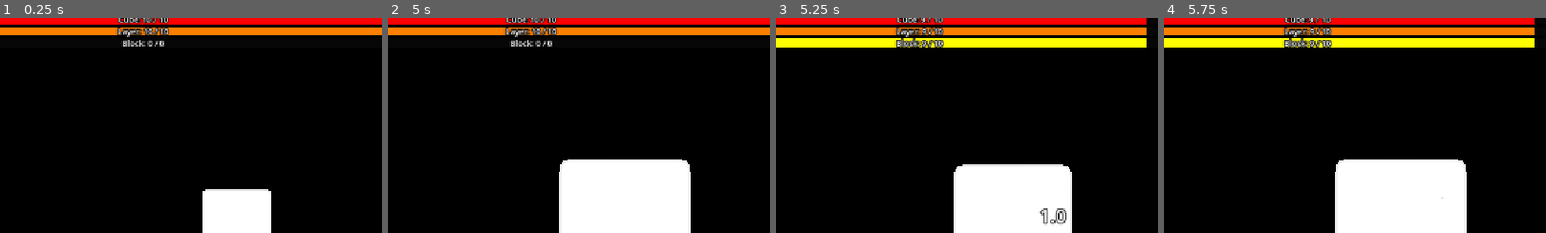
Above: before the commit, frames 1-4 (left to right).
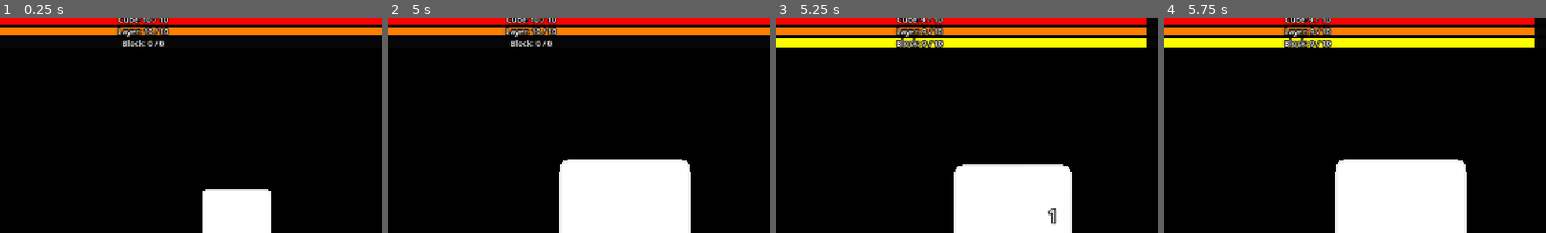
Above: after the commit, the same moments.

Repository: CyberSugarStudios/clickerCube
Game: Godot game, scene res://scenes/main.tscn
Two runs of this game, one before a commit and one after it. Both use one fixed random seed, a clock stepped at 60 frames per second and the inputs below.
Inputs (mouse positions are % of the whole screen's width and height, from its top left):
- Up to frame 1 (0.25 s): no input
- Up to frame 2 (5 s): move the mouse to (72, 45) at 0.52 s; click (72, 45) at 0.67 s; tap Enter at 1.25, 2.75, 4.25 s; drag from (30, 55) to (45, 70) at 1.27 s; tap Space at 2, 3.5 s; move the mouse to (60, 28) at 2.02 s; click (60, 28) at 2.17 s; drag from (45, 70) to (20, 35) at 2.77 s; move the mouse to (80, 65) at 3.52 s; click (80, 65) at 3.67 s; drag from (20, 35) to (35, 25) at 4.27 s
- Up to frame 3 (5.25 s): tap Space at 5 s; move the mouse to (55, 50) at 5.02 s; click (55, 50) at 5.17 s
- Up to frame 4 (5.75 s): no input
The pictures show only the part of the screen within x 19-69%, y 2-52%; the shares and areas given below are measured in that part.

Frames 1-2 are identical in both runs. In frame 3, 0.4% of the frame differs, in the area x 68-76%, y 88-97%; in frame 4, less than 0.1%.

Commit message:
Add short number formatting

Diff:
--- a/clickerCube/resources/upgrades/gold_cube_chance.tres
+++ b/clickerCube/resources/upgrades/gold_cube_chance.tres
@@ -7,9 +7,9 @@
 script = ExtResource("1_teaon")
 id = &"gold_cube_chance"
 display_name = "Golden Cube Chance"
-base_cost = 200.0
-cost_growth = 1.4
-effect_per_level = 0.01
-max_level = 30
+base_cost = 175.0
+cost_growth = 1.35
+effect_per_level = 0.013
+max_level = 18
 required_skill = ExtResource("1_k74el")
 metadata/_custom_type_script = "uid://bq12hl8w5hnj5"
--- a/clickerCube/scripts/autoload/game_state.gd
+++ b/clickerCube/scripts/autoload/game_state.gd
@@ -24,7 +24,7 @@
 const BASE_DRONE_CLICK_INTERVAL: float = 2.0
 const DRONE_SPEED_UPGRADE: UpgradeData = preload("res://resources/upgrades/drone_speed.tres")
 
-const BASE_GOLD_CUBE_CHANCE: float = 0.03
+const BASE_GOLD_CUBE_CHANCE: float = 0.015
 const GOLD_CUBE_SKILL: SkillNodeData = preload("res://resources/skills/gold_cubes.tres")
 const GOLDEN_TYPE: CubeTypeData = preload("res://resources/cube_types/golden.tres")
 const GOLD_CHANCE_UPGRADE: UpgradeData = preload("res://resources/upgrades/gold_cube_chance.tres")
--- a/clickerCube/scripts/ui/damage_number.gd
+++ b/clickerCube/scripts/ui/damage_number.gd
@@ -6,7 +6,7 @@
 @export var fade_time: float = 0.2
 
 func setup(amount: float, screen_pos: Vector2, is_crit: bool) -> void:
-	text = String.num(amount, 1)
+	text = NumFormat.short(amount)
 	var jitter := Vector2(randf_range(-15.0, 15.0), 0.0)
 	position = screen_pos - custom_minimum_size / 2.0 + jitter
 	if is_crit:
--- a/clickerCube/scripts/ui/gold_label.gd
+++ b/clickerCube/scripts/ui/gold_label.gd
@@ -5,4 +5,4 @@
 	_on_gold_changed(GameState.gold)
 
 func _on_gold_changed(new_amount: float) -> void:
-	text = "Gold: %d" % new_amount
+	text = "Gold: " + NumFormat.short(new_amount)
--- a/clickerCube/scripts/ui/hp_bars.gd
+++ b/clickerCube/scripts/ui/hp_bars.gd
@@ -23,4 +23,4 @@
 	bar.max_value = maxf(max_value, 1.0)
 	bar.value = value
 	var label := bar.get_node("Text") as Label
-	label.text = "%s: %d / %d" % [label_name, ceilf(value), max_value]
+	label.text = "%s: %s / %s" % [label_name, NumFormat.short(ceilf(value)), NumFormat.short(max_value)]
--- a/clickerCube/scripts/ui/upgrade_button.gd
+++ b/clickerCube/scripts/ui/upgrade_button.gd
@@ -19,7 +19,7 @@
 		disabled = true
 		return
 	var cost := upgrade.get_cost(level)
-	text = "%s (Lv %d)\nCost: %d" % [upgrade.display_name, level, cost]
+	text = "%s (Lv %d)\nCost: %s" % [upgrade.display_name, level, NumFormat.short(cost)]
 	disabled = GameState.gold < cost
 
 func _on_pressed() -> void:
--- /dev/null
+++ b/clickerCube/scripts/util/num_format.gd
@@ -0,0 +1,23 @@
+class_name NumFormat
+
+const SUFFIXES: Array[String] = ["", "K", "M", "B", "T", "Qa", "Qi", "Sx", "Sp", "Oc", "No", "Dc"]
+
+static func short(value: float) -> String:
+	var size := absf(value)
+	if size < 1000.0:
+		if is_equal_approx(value, roundf(value)):
+			return str(int(roundf(value)))
+		return String.num(value, 1)
+
+	var tier := int(floorf(log(size) / log(1000.0)))
+	var scaled := value / pow(1000.0, tier)
+	if absf(scaled) >= 999.5:
+		tier += 1
+		scaled /= 1000.0
+
+	if tier >= SUFFIXES.size():
+		var exponent := int(floorf(log(size) / log(10.0)))
+		return "%se%d" % [String.num(value / pow(10.0, exponent), 2), exponent]
+
+	var decimals := 2 if absf(scaled) < 10.0 else (1 if absf(scaled) < 100.0 else 0)
+	return String.num(scaled, decimals) + SUFFIXES[tier]
Not shown, added: clickerCube/scripts/util/num_format.gd.uid
